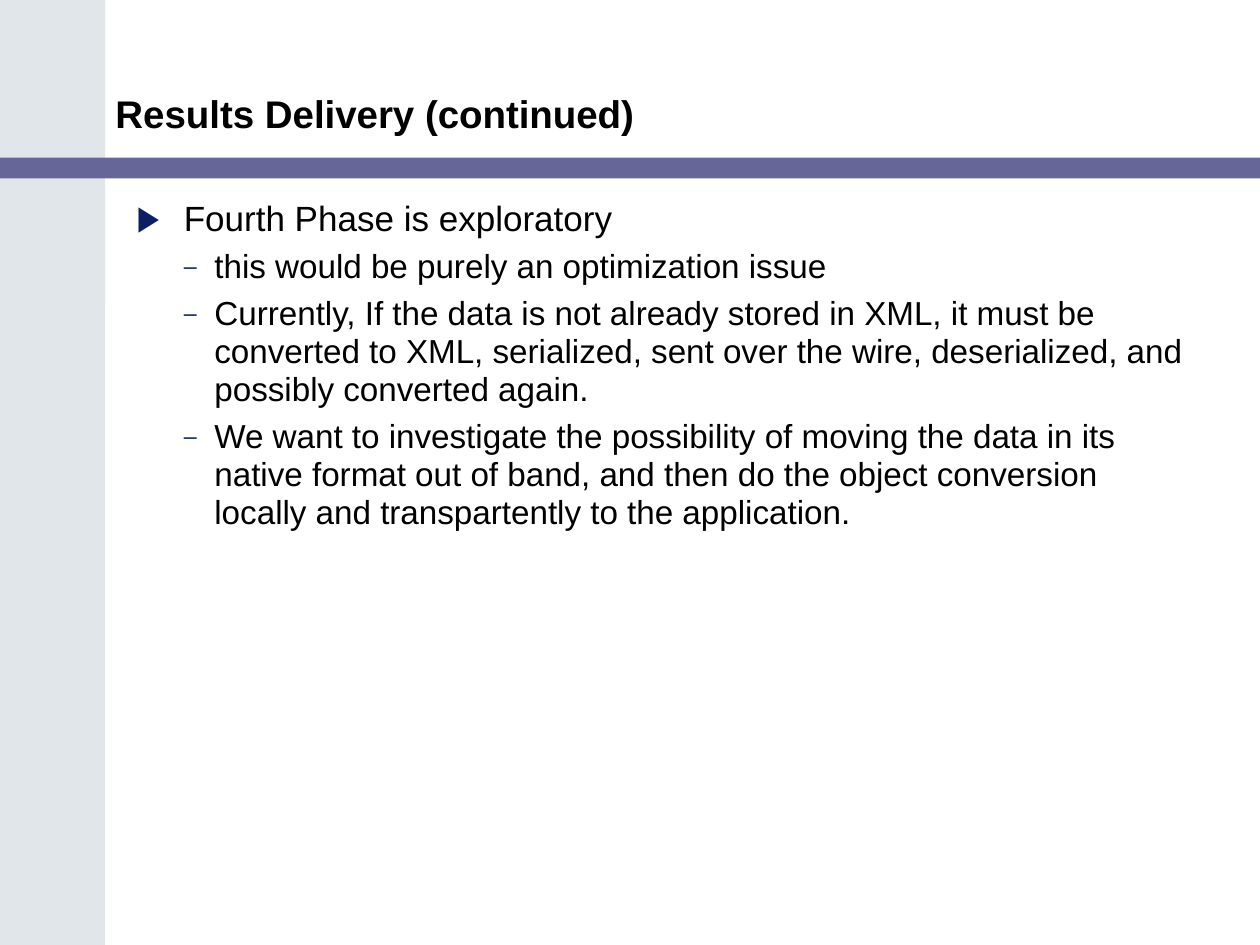
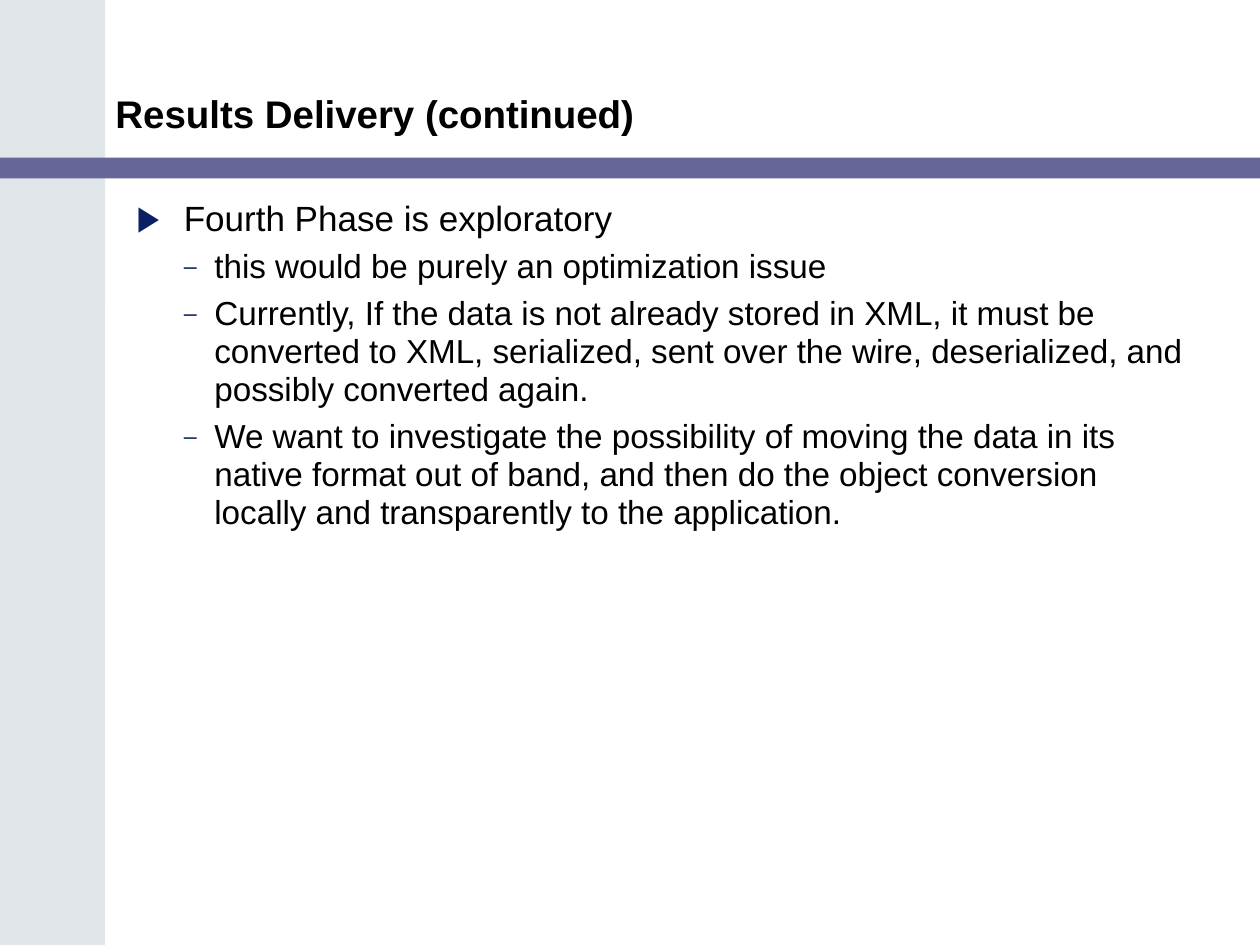
Before and after one commit to NCIP/cagrid-portal, a slide deck: slide 16 of cagrid-1-0/Documentation/presentations/200602_VCDE_ARCH/caGrid_Update_Arch_VCDE_Feb1.ppt. Drawn at 1260x945 pixels with LibreOffice and Linux fonts; fonts in the diff are those of the drawing; background and template pictures are left out. Boxes give left, top, right and bottom in pixels: in the first picture for what was removed or moved away, otherwise in the second. Text is boxed around its words. In the diff, an @@ line names an element or a change of style, - is before the commit and + after.

Commit message:
fixed spelling error

```diff
--- a/cagrid-1-0/Documentation/presentations/200602_VCDE_ARCH/caGrid_Update_Arch_VCDE_Feb1.ppt
+++ b/cagrid-1-0/Documentation/presentations/200602_VCDE_ARCH/caGrid_Update_Arch_VCDE_Feb1.ppt
@@ text at (x1=214, y1=424, x2=1115, y2=531): text changed @@
-  – We want to investigate the possibility of moving the data in its native format out of band, and then do the object conversion locally and transpartently to the application.
+  – We want to investigate the possibility of moving the data in its native format out of band, and then do the object conversion locally and transparently to the application.
```
